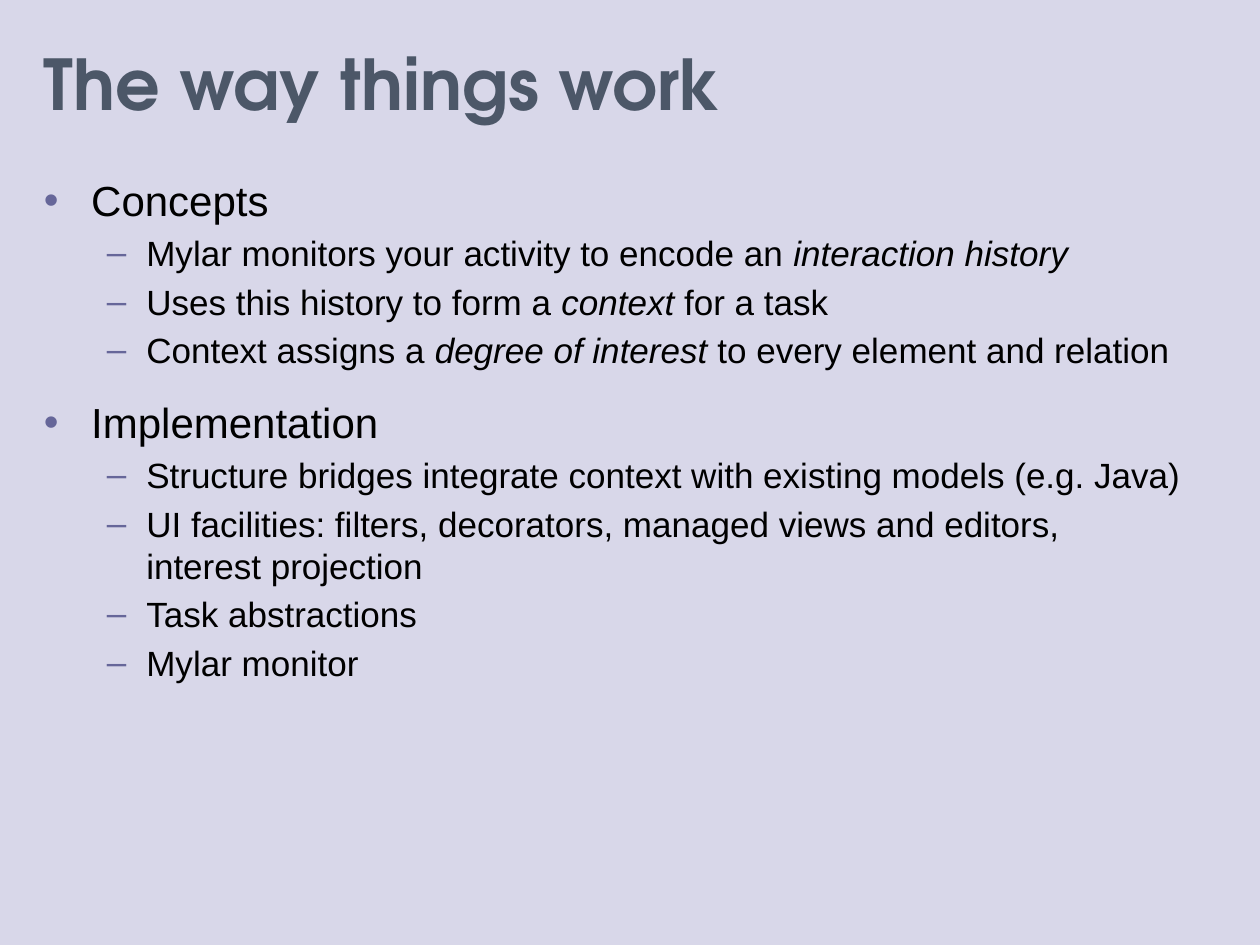
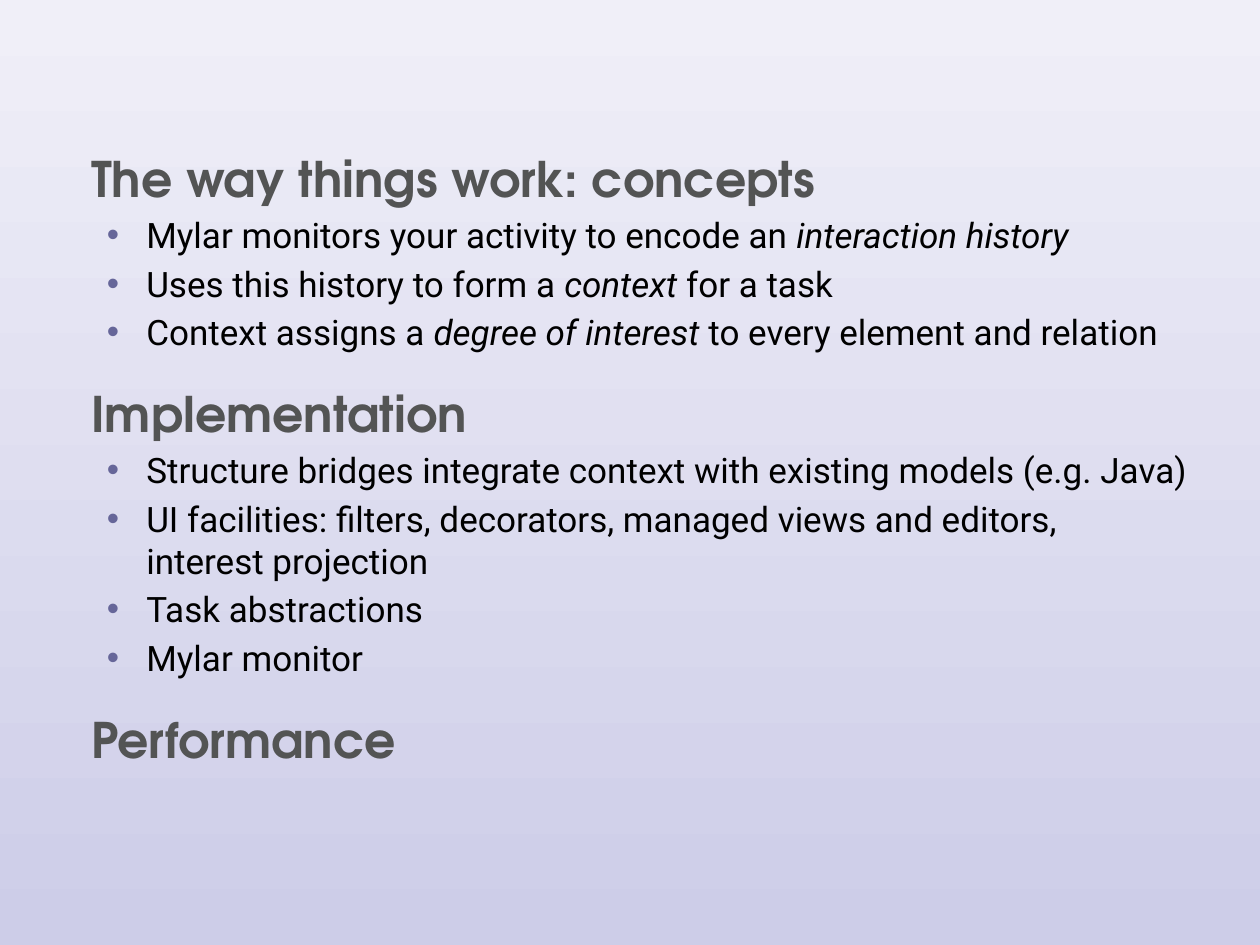
Before and after one commit to eclipse-mylyn/mylyn-website, a slide deck: slide 9 of publications/2006-03-mylar-eclipsecon.ppt. Drawn at 1260x945 pixels with LibreOffice and Linux fonts; fonts in the diff are those of the drawing. Boxes give left, top, right and bottom in pixels: in the first picture for what was removed or moved away, otherwise in the second. Text is boxed around its words. In the diff, an @@ line names an element or a change of style, - is before the commit and + after.

```diff
--- a/publications/2006-03-mylar-eclipsecon.ppt
+++ b/publications/2006-03-mylar-eclipsecon.ppt
@@ rectangle at [0, 0, 1260, 945]: fill #D8D7E9 to gradient #F0EFF8 to #CDCDE8 @@
@@ title removed at [44, 56, 721, 126] @@
-The way things work
@@ text "The way things work: concepts": place and size @@
-text "The way things work: concepts" at [91, 186, 1180, 683]
+text "The way things work: concepts" at [91, 159, 1186, 759]
@@ text at [91, 159, 815, 208]: text changed; size 24 to 28 pt; font Arial to TeX Gyre Adventor; text colour #000000 to #535454; bold on @@
-• Concepts
+  The way things work: concepts
@@ text at [91, 221, 1186, 679]: font Arial to Roboto in "Mylar monitors your activity to encode an ...", "Uses this history to form a context ...", "Context assigns a degree of interest to ...", "Structure bridges integrate context with existing models ..." and 3 more places; size 24 to 28 pt, font Arial to TeX Gyre Adventor, text colour #000000 to #535454, bold on in "Implementation"; bullet – to •; bullet • to  ; more space between paragraphs @@
@@ text at [91, 722, 396, 759]: paragraph added @@
+  Performance
```
Also in this commit, not shown: 15 other slides changed, 4 slides added, 1 slide removed, 1 other file.
